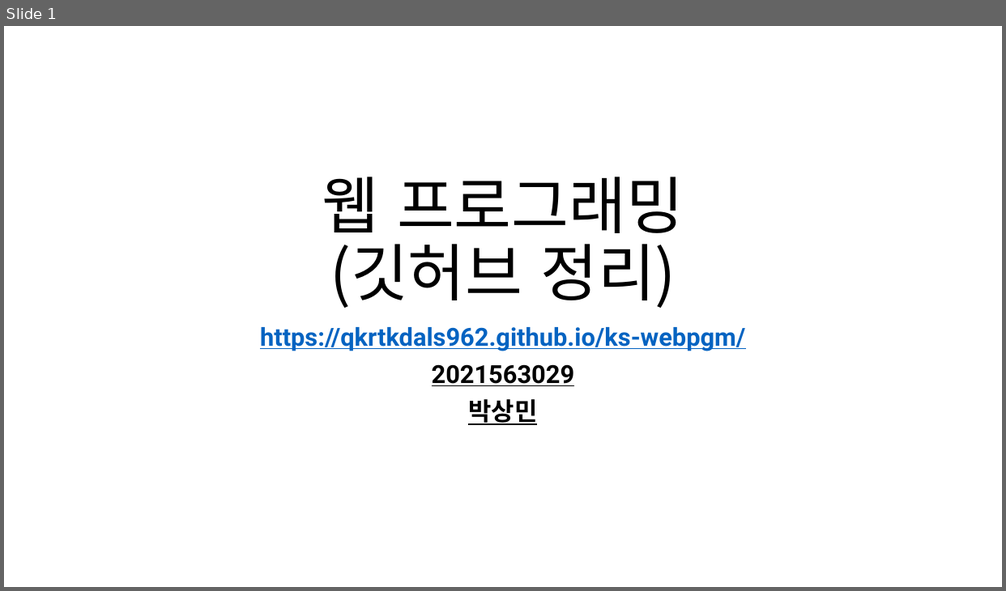
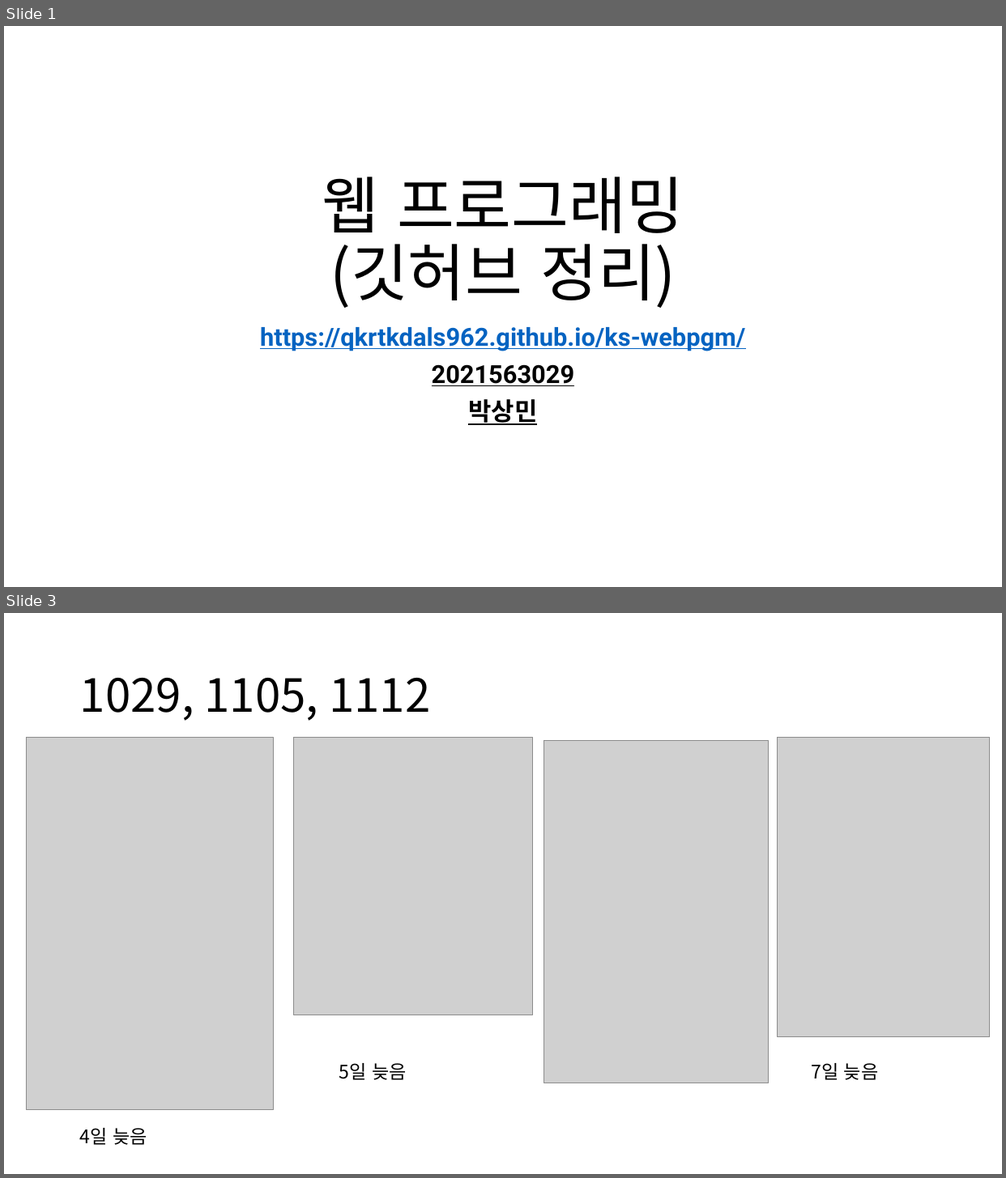
Before and after one commit to qkrtkdals962/ks-webpgm, a slide deck: 웹 프로그래밍.pptx. Shown one above the other, each under a label of ours: slide 1 before the commit, slides 1 and 3 after it; the slides between them are not shown. The pictures are 1006x591 and 1006x1178 pixels, drawn with LibreOffice and Linux fonts; fonts in the diff are those of the drawing; grey boxes stand for pictures. Boxes give left, top, right and bottom in pixels: in the first picture for what was removed or moved away, otherwise in the second. Text is boxed around its words. In the diff, an @@ line names an element or a change of style, - is before the commit and + after.

```diff
--- a/웹 프로그래밍.pptx
+++ b/웹 프로그래밍.pptx
@@ slide 3 added at [4, 613, 1002, 1174], background #FFFFFF @@
@@ title added at [80, 678, 430, 721], 44 pt, text #000000 @@
+1029, 1105, 1112
@@ picture added at [26, 737, 273, 1110] @@
@@ picture added at [294, 737, 533, 1015] @@
@@ picture added at [544, 740, 769, 1083] @@
@@ picture added at [778, 737, 989, 1037] @@
@@ text added at [339, 1063, 407, 1080], 18 pt, text #000000 @@
+5일 늦음
@@ text added at [811, 1063, 879, 1080], 18 pt, text #000000 @@
+7일 늦음
@@ text added at [80, 1128, 147, 1145], 18 pt, text #000000 @@
+4일 늦음
```
Also in this commit, not shown: 1 slide changed, 2 other slides added, 7 slides removed, 19 other files.
